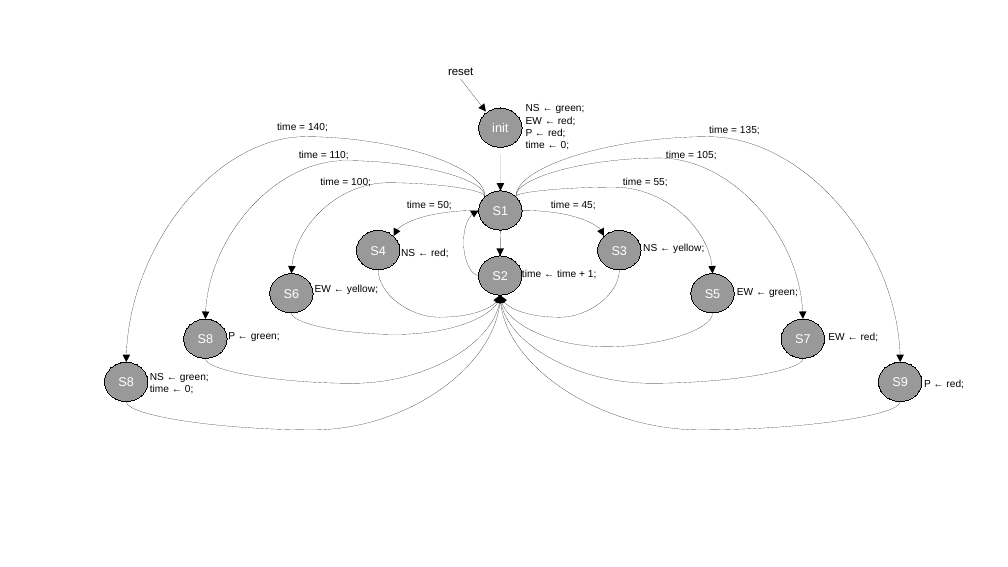
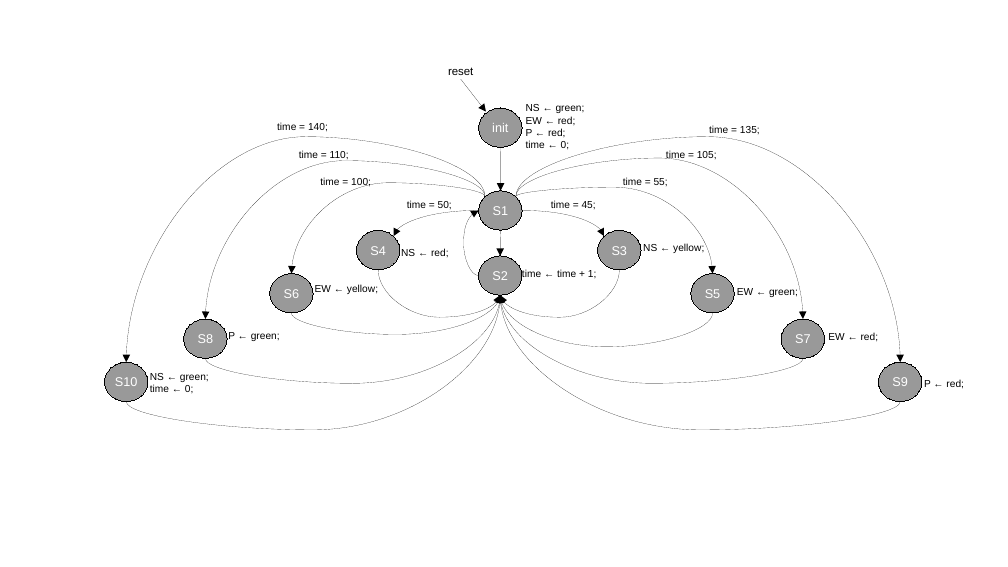
Before and after one commit to MatheusSchaly/--Old--INE5406-Sistemas-Digitais, a slide deck: slide 1 of Projeto_Semafaro/imagens/FSMD_v2.odp. Drawn at 1008x567 pixels with LibreOffice and Linux fonts; fonts in the diff are those of the drawing. Boxes give left, top, right and bottom in pixels: in the first picture for what was removed or moved away, otherwise in the second. Text is boxed around its words. In the diff, an @@ line names an element or a change of style, - is before the commit and + after.

```diff
--- a/Projeto_Semafaro/imagens/FSMD_v2.odp
+++ b/Projeto_Semafaro/imagens/FSMD_v2.odp
@@ arrow moved from (500, 155) - (500, 191) to (500, 147) - (500, 191) @@
@@ arrow (500, 147) - (500, 191): arrow to curved arrow @@
@@ text in ellipse at (x1=115, y1=377, x2=138, y2=386): text changed @@
-S8
+S10
```
Also in this commit, not shown: 2 other files.
